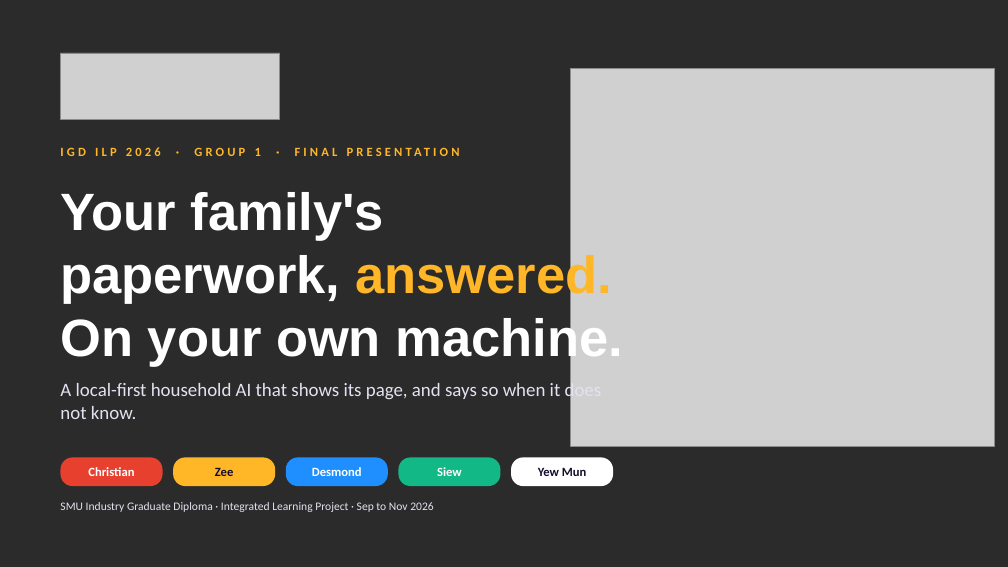
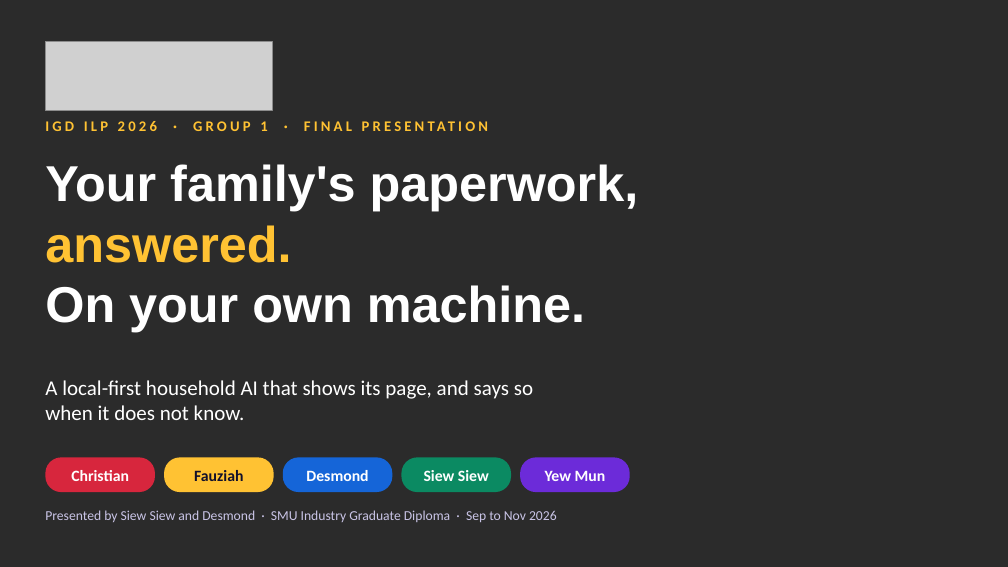
Before and after one commit to feynman82/igd-capstone-2026, a slide deck: slide 1 of docs/report/Project Parrot Showcase.pptx. Drawn at 1008x567 pixels with LibreOffice and Linux fonts; fonts in the diff are those of the drawing; grey boxes stand for pictures; background and template pictures are left out; a plain dark background stands for a picture behind light text. Boxes give left, top, right and bottom in pixels: in the first picture for what was removed or moved away, otherwise in the second. Text is boxed around its words. In the diff, an @@ line names an element or a change of style, - is before the commit and + after.

```diff
--- a/docs/report/Project Parrot Showcase.pptx
+++ b/docs/report/Project Parrot Showcase.pptx
@@ picture: place and size @@
-picture at <box>60,53,280,119</box>
+picture at <box>45,42,272,110</box>
@@ picture removed at <box>571,68,994,446</box> @@
@@ text "IGD ILP 2026 · GROUP ...": place and size @@
-text "IGD ILP 2026 · GROUP ..." at <box>60,147,261,156</box>
+text "IGD ILP 2026 · GROUP ..." at <box>45,121,267,131</box>
@@ text "IGD ILP 2026 · GROUP ..." at <box>45,121,267,131</box>: size 12 to 14 pt, text colour #FFB627 to #FFC233 @@
@@ title at <box>45,164,639,332</box>: text changed; size 50 to 48 pt @@
-Your family's paperwork, answered. On your own machine.
+Your family's paperwork,
+answered.
+On your own machine.
@@ text "A local-first household AI that ...": place and size @@
-text "A local-first household AI that ..." at <box>60,381,602,419</box>
+text "A local-first household AI that ..." at <box>45,380,533,420</box>
@@ text "A local-first household AI that ..." at <box>45,380,533,420</box>: size 18 to 20 pt, text colour #E4E1F0 to #FFFFFF @@
@@ rounded rectangle "Christian": place and size @@
-rounded rectangle "Christian" at <box>60,457,163,486</box>
+rounded rectangle "Christian" at <box>45,457,155,492</box>
@@ rounded rectangle "Christian" at <box>45,457,155,492</box>: size 12 to 15 pt; fill #E8402F to #D7263D; proportions changed @@
@@ rounded rectangle added at <box>164,457,274,492</box>, fill #FFC233, 15 pt, text #12102B, bold @@
+Fauziah
@@ rounded rectangle removed at <box>173,457,275,486</box> @@
-Zee
@@ rounded rectangle "Desmond": place and size @@
-rounded rectangle "Desmond" at <box>286,457,388,486</box>
+rounded rectangle "Desmond" at <box>283,457,392,492</box>
@@ rounded rectangle "Desmond" at <box>283,457,392,492</box>: size 12 to 15 pt; fill #1F8FFF to #1565D8; proportions changed @@
@@ rounded rectangle "Siew Siew": place and size @@
-rounded rectangle "Siew Siew" at <box>399,457,501,486</box>
+rounded rectangle "Siew Siew" at <box>402,457,511,492</box>
@@ rounded rectangle "Siew Siew" at <box>402,457,511,492</box>: fill #12B886 to #0B8A62; proportions changed @@
@@ text in rounded rectangle at <box>424,470,489,481</box>: text changed; size 12 to 15 pt @@
-Siew
+Siew Siew
@@ rounded rectangle "Yew Mun": place and size @@
-rounded rectangle "Yew Mun" at <box>511,457,613,486</box>
+rounded rectangle "Yew Mun" at <box>520,457,630,492</box>
@@ rounded rectangle "Yew Mun" at <box>520,457,630,492</box>: size 12 to 15 pt, text colour #120E2A to #FFFFFF; fill #FFFFFF to #6C2BD9; proportions changed @@
@@ text at <box>45,510,557,522</box>: text changed; size 11 to 13 pt; text colour #E4E1F0 to #C9C4E6 @@
-SMU Industry Graduate Diploma · Integrated Learning Project · Sep to Nov 2026
+Presented by Siew Siew and Desmond · SMU Industry Graduate Diploma · Sep to Nov 2026
```
Also in this commit, not shown: 14 other slides changed, 3 other files.
